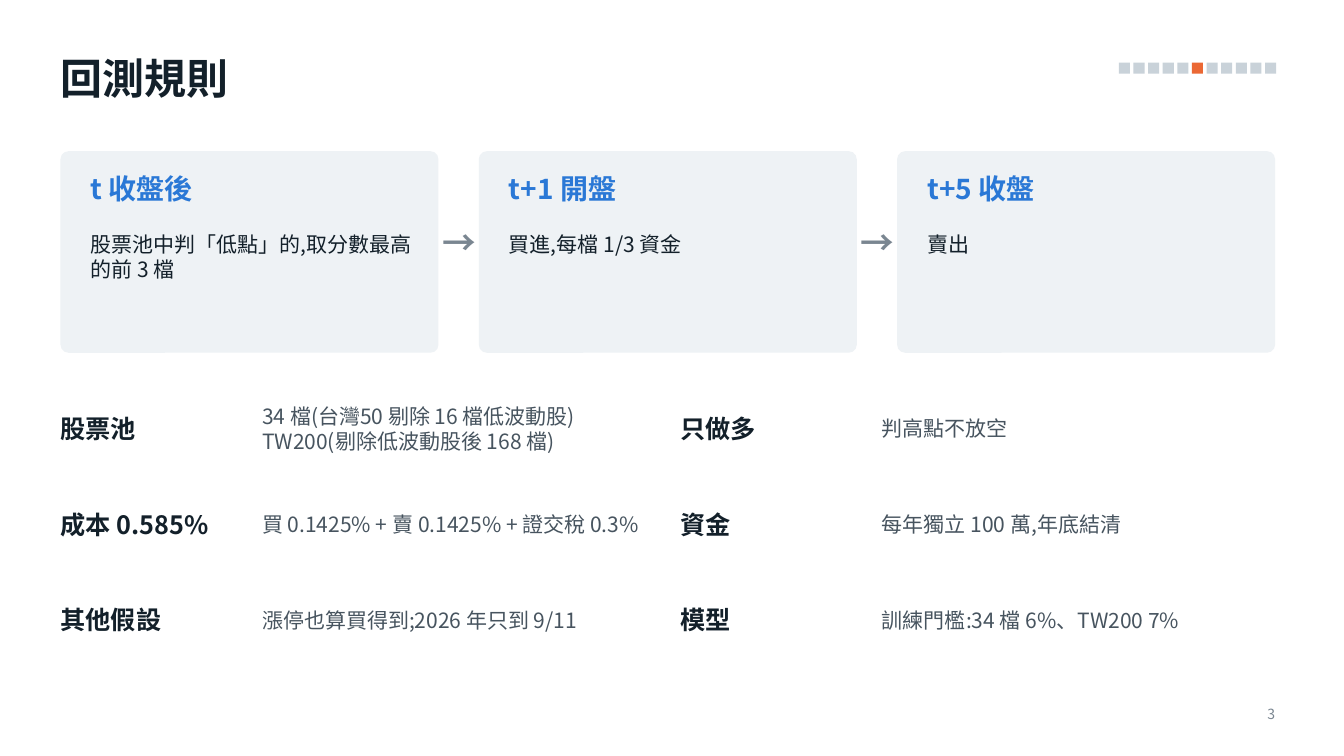
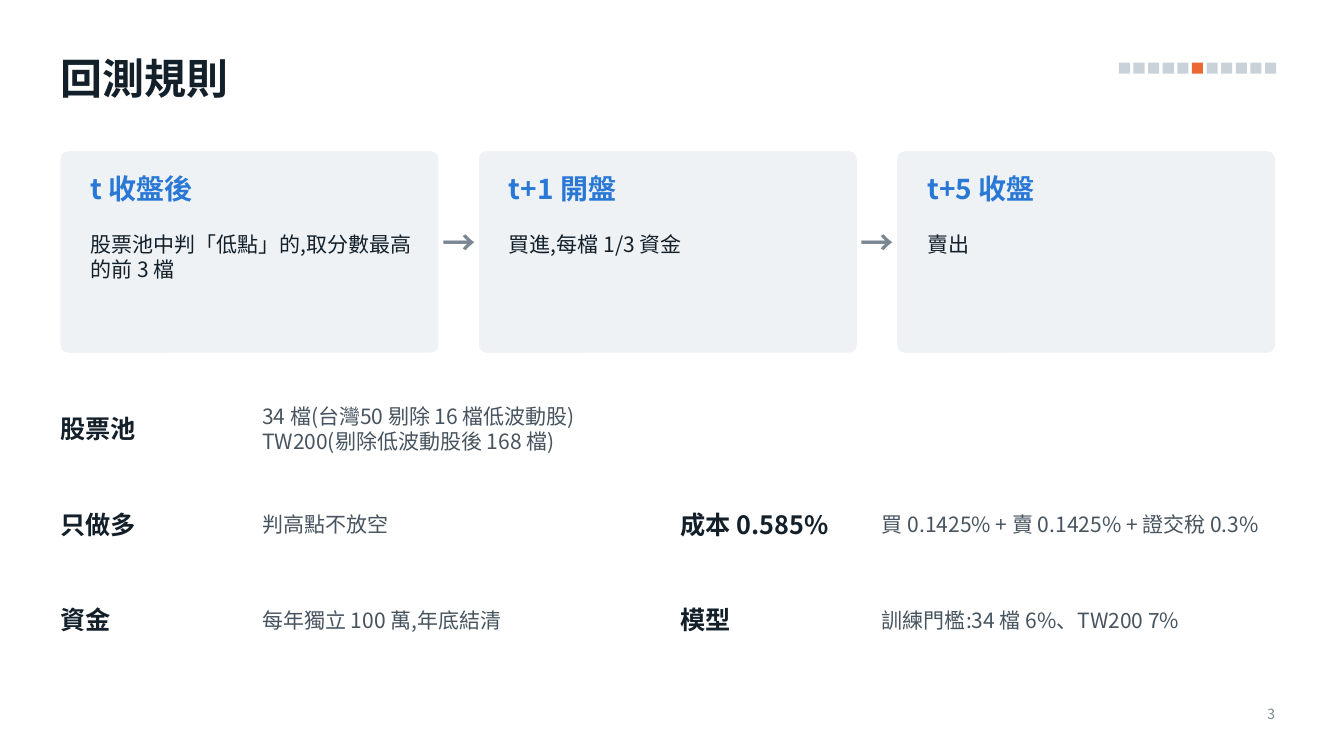
Before and after one commit to alextixu/fcukproject, a slide deck: slide 3 of method_kline_peak/report/kline_peak_report.pptx. Drawn at 1344x756 pixels with LibreOffice and Linux fonts; fonts in the diff are those of the drawing. Boxes give left, top, right and bottom in pixels: in the first picture for what was removed or moved away, otherwise in the second. Text is boxed around its words. In the diff, an @@ line names an element or a change of style, - is before the commit and + after.

```diff
--- a/method_kline_peak/report/kline_peak_report.pptx
+++ b/method_kline_peak/report/kline_peak_report.pptx
@@ text "成本 0.585%": place and size @@
-text "成本 0.585%" at [60,512,209,537]
+text "成本 0.585%" at [680,512,828,537]
@@ text "買 0.1425% + 賣 0.1425% ...": place and size @@
-text "買 0.1425% + 賣 0.1425% ..." at [262,514,638,534]
+text "買 0.1425% + 賣 0.1425% ..." at [882,514,1258,534]
@@ 4 texts: place and size @@
-4 texts at [680,416,1121,537]
+4 texts at [60,512,501,632]
@@ text removed at [60,607,161,632] @@
-其他假設
@@ text removed at [262,610,577,632] @@
-漲停也算買得到;2026 年只到 9/11
```
Also in this commit, not shown: 3 other slides changed, 1 other file.
